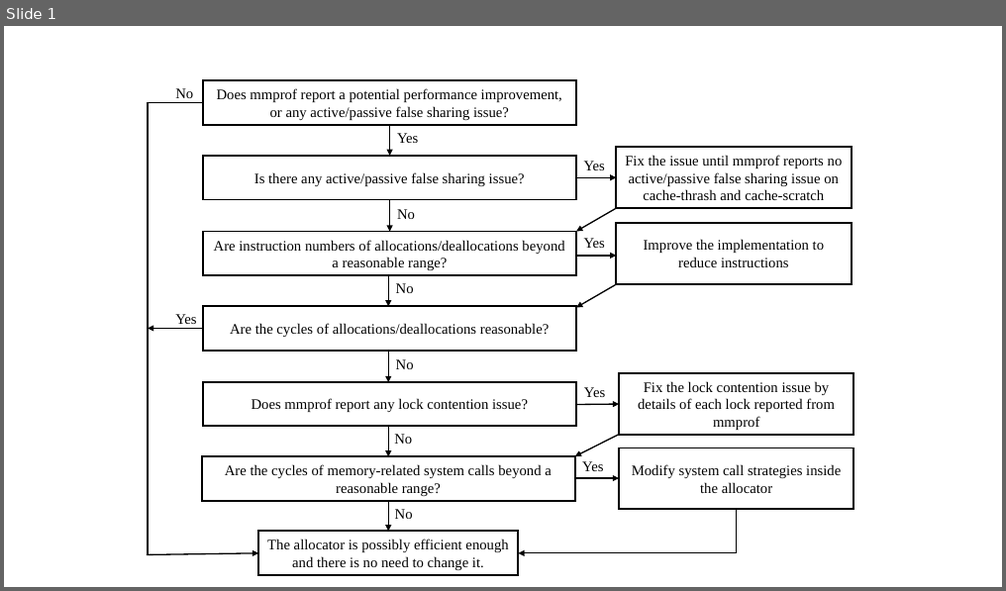
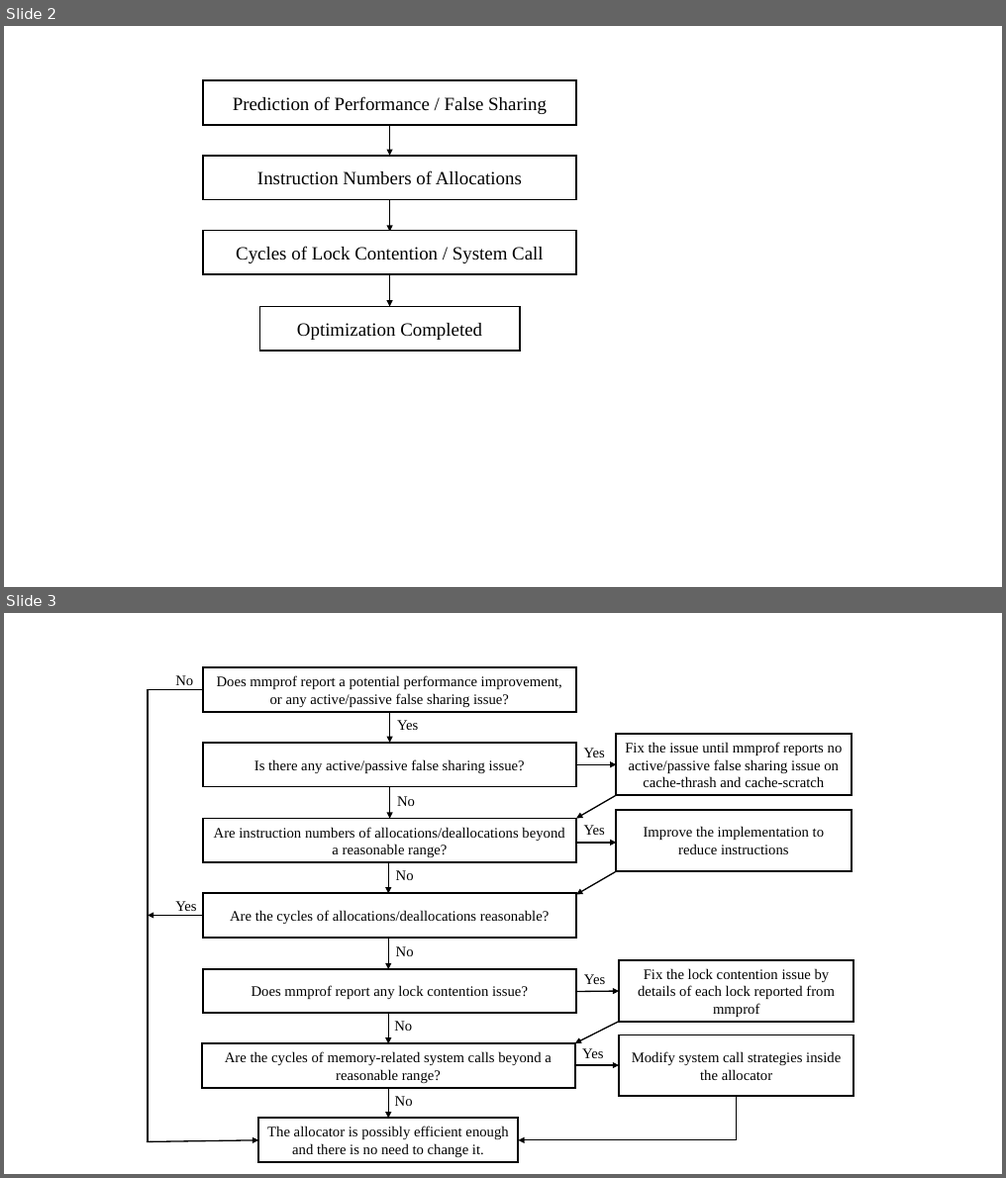
Before and after one commit to UTSASRG/MemPerf-Pro, a slide deck: paper/figures/workflow.pptx. Shown one above the other, each under a label of ours: slide 1 before the commit, slides 2 and 3 after it. The pictures are 1006x591 and 1006x1178 pixels, drawn with LibreOffice and Linux fonts; fonts in the diff are those of the drawing. Boxes give left, top, right and bottom in pixels: in the first picture for what was removed or moved away, otherwise in the second. Text is boxed around its words. In the diff, an @@ line names an element or a change of style, - is before the commit and + after.

```diff
--- a/paper/figures/workflow.pptx
+++ b/paper/figures/workflow.pptx
@@ slide 2 added at (4,26,1002,587), background #FFFFFF @@
@@ rectangle added at (203,80,576,125), fill #FFFFFF, outline #000000 1.75 pt, 18 pt, text #000000 @@
+Prediction of Performance / False Sharing
@@ arrow added from (389, 125) to (389, 156), #000000 1.25 pt @@
@@ rectangle added at (203,156,576,199), fill #FFFFFF, outline #000000 1.75 pt, 18 pt, text #000000 @@
+Instruction Numbers of Allocations
@@ arrow added from (389, 200) to (389, 232), #000000 1.25 pt @@
@@ rectangle added at (203,230,576,274), fill #FFFFFF, outline #000000 1.75 pt, 18 pt, text #000000 @@
+Cycles of Lock Contention / System Call
@@ arrow added from (389, 276) to (389, 307), #000000 1.25 pt @@
@@ rectangle added at (260,307,520,351), fill #FFFFFF, outline #000000 1.75 pt, 18 pt, text #000000 @@
+Optimization Completed
@@ what was slide 1 is now slide 3 @@
```
Also in this commit, not shown: 1 other slide added, 1 other file.
